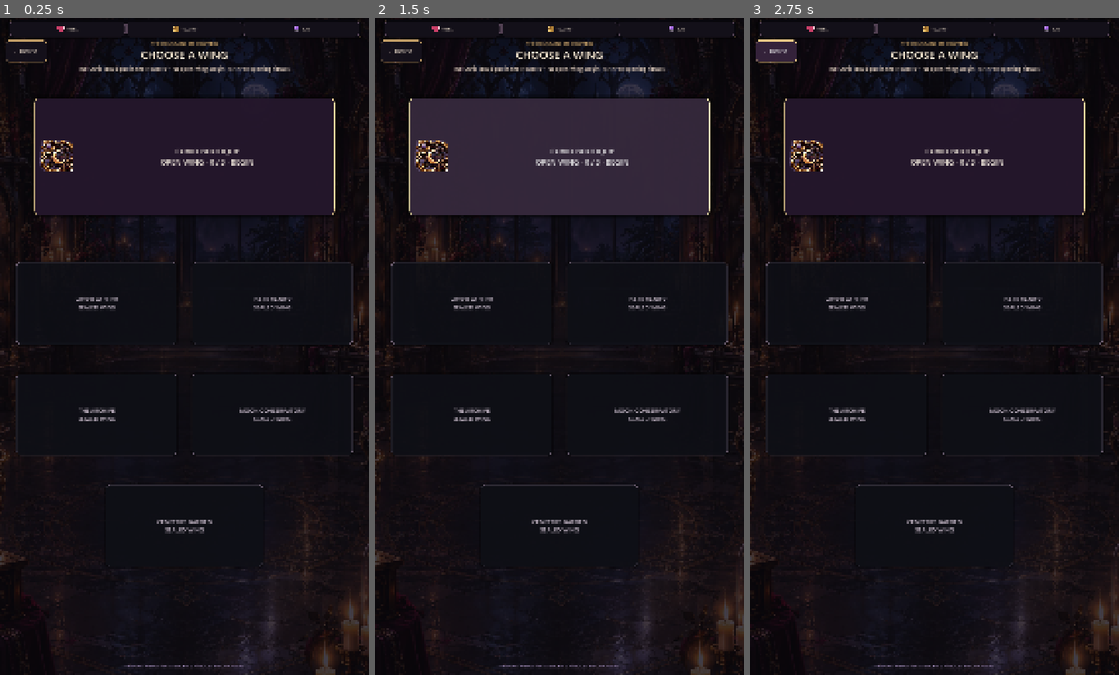
Above: before the commit, frames 1-3 (left to right).
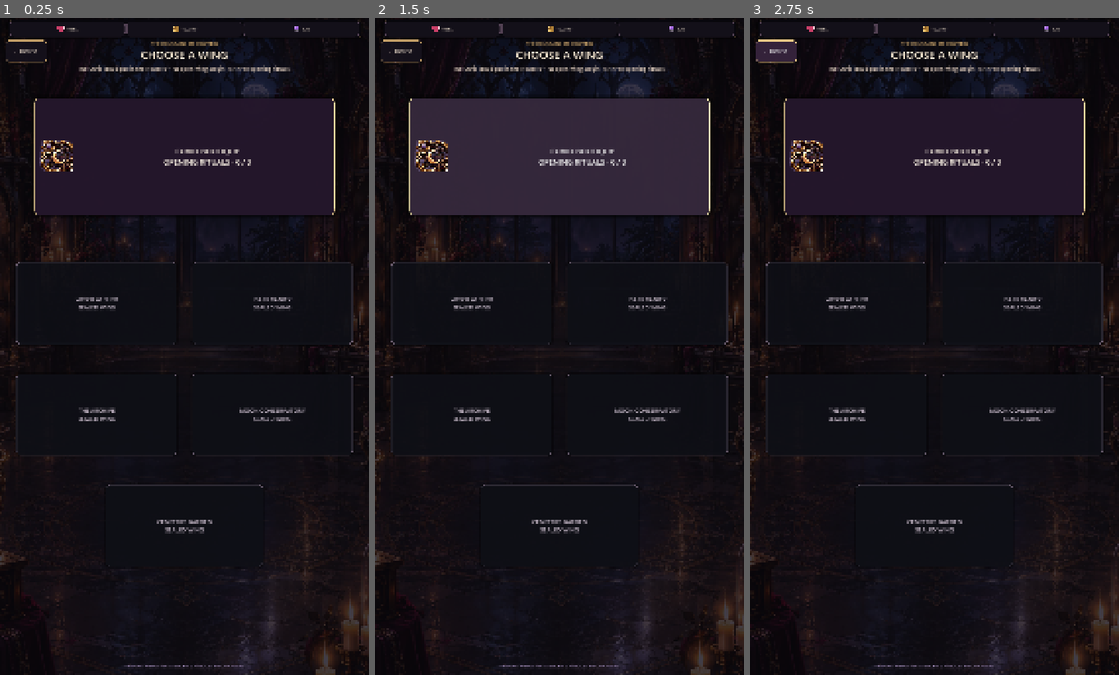
Above: after the commit, the same moments.

Repository: Jay-prodesign/akilta-match3
Game: Godot game, scene res://src/ui/map/chapter_select.tscn
The game is run twice, just before and just after one commit, with the same random seed, the same clock (stepped at 60 frames per second) and the same inputs. This scene is started directly instead of the project's main scene.
Inputs:
- Up to frame 1 (0.25 s): no input
- Up to frame 2 (1.5 s): click "CURIO BOUTIQUE OPEN WING · 0 …" (after the commit: "CURIO BOUTIQUE OPENING RITUAL…") at 0.5 s; click "CURIO BOUTIQUE OPEN WING · 0 …" (after the commit: "CURIO BOUTIQUE OPENING RITUAL…") at 1.25 s
- Up to frame 3 (2.75 s): click "‹ HOUSE" at 2 s

The runs differ from the first frame. In frame 1, 0.2% of the frame differs, in the area x 43-69%, y 21-23%; in frame 2, 0.2%; in frame 3, 0.2%.

Commit message:
Preserve canonical Chapter Select player copy

Diff:
--- a/src/ui/map/chapter_select.gd
+++ b/src/ui/map/chapter_select.gd
@@ -189,18 +189,18 @@
 	var state := "first_wing_open"
 	if opening_complete:
 		state = "current_complete"
-		current.text = "CURIO BOUTIQUE\nRESTORED · 3 / 3 · REVISIT"
+		current.text = "CURIO BOUTIQUE\nRESTORED · 3 / 3 · FIRST CABINET SET"
 		current.tooltip_text = "Curio Boutique · first cabinet set restored · Levels 1–3 replayable"
 		_chapter_summary.text = "The first wing is restored. Revisit its rituals while the deeper House remains sealed."
 		_lock_reason.text = "FIVE WINGS REMAIN SEALED · FUTURE CHAPTERS"
 	elif completed > 0:
 		state = "current_partial"
-		current.text = "CURIO BOUTIQUE\nCURRENT WING · %d / %d · CONTINUE" % [completed, OPENING_LEVEL_COUNT]
+		current.text = "CURIO BOUTIQUE\n%d / %d DISPLAYS AWAKENED · CONTINUE" % [completed, OPENING_LEVEL_COUNT]
 		current.tooltip_text = "Curio Boutique · %d / %d opening displays awakened" % [completed, OPENING_LEVEL_COUNT]
 		_chapter_summary.text = "%d of %d displays are awake. Continue the Curio Boutique restoration." % [completed, OPENING_LEVEL_COUNT]
 		_lock_reason.text = "RESTORE THE CURRENT WING · FUTURE WINGS STAY SEALED"
 	else:
-		current.text = "CURIO BOUTIQUE\nOPEN WING · 0 / 3 · BEGIN"
+		current.text = "CURIO BOUTIQUE\nOPENING RITUALS · 0 / 3"
 		current.tooltip_text = "Curio Boutique · opening rituals · Levels 1–3"
 		_chapter_summary.text = "The Curio Boutique is the House's first open wing. Begin its three opening rituals."
 		_lock_reason.text = "FUTURE WINGS ARE SEALED UNTIL LATER CHAPTERS"
